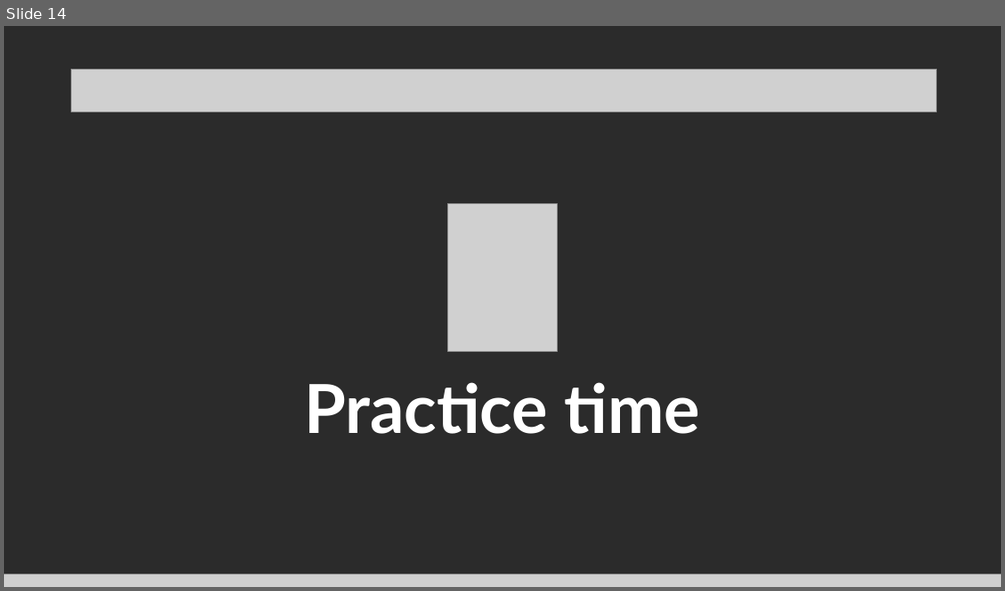
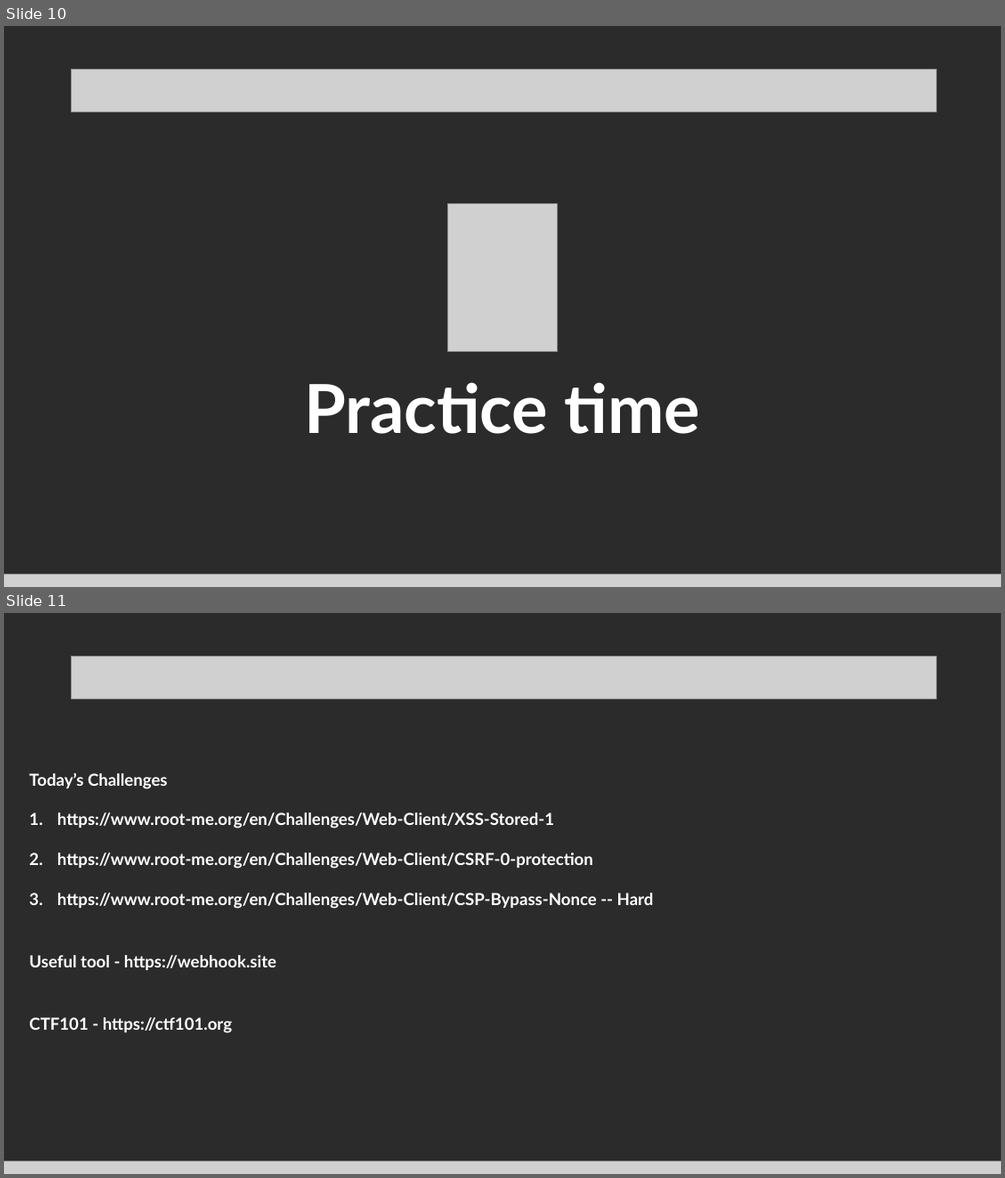
Before and after one commit to Technipwn/Technipwn.github.io, a slide deck: files/client_side.pptx. Shown one above the other, each under a label of ours: slide 14 before the commit, slides 10 and 11 after it. The pictures are 1005x591 and 1005x1178 pixels, drawn with LibreOffice and Linux fonts; fonts in the diff are those of the drawing; grey boxes stand for pictures; background and template pictures are left out; a plain dark background stands for a picture behind light text. Boxes give left, top, right and bottom in pixels: in the first picture for what was removed or moved away, otherwise in the second. Text is boxed around its words. In the diff, an @@ line names an element or a change of style, - is before the commit and + after.

```diff
--- a/files/client_side.pptx
+++ b/files/client_side.pptx
@@ slide 11 added at [4,613,1001,1174], background picture (left out) @@
@@ picture added at [72,656,938,698] @@
@@ text added at [29,773,654,1033], 16 pt, text #FFFFFF, bold @@
+Today’s Challenges
+1. https://www.root-me.org/en/Challenges/Web-Client/XSS-Stored-1
+2. https://www.root-me.org/en/Challenges/Web-Client/CSRF-0-protection
+3. https://www.root-me.org/en/Challenges/Web-Client/CSP-Bypass-Nonce -- Hard
+Useful tool - https://webhook.site
+CTF101 - https://ctf101.org
@@ picture added at [4,1161,1001,1174] @@
@@ what was slide 14 is now slide 10 @@
```
Also in this commit, not shown: 4 slides changed, 4 slides removed, 21 other files.
